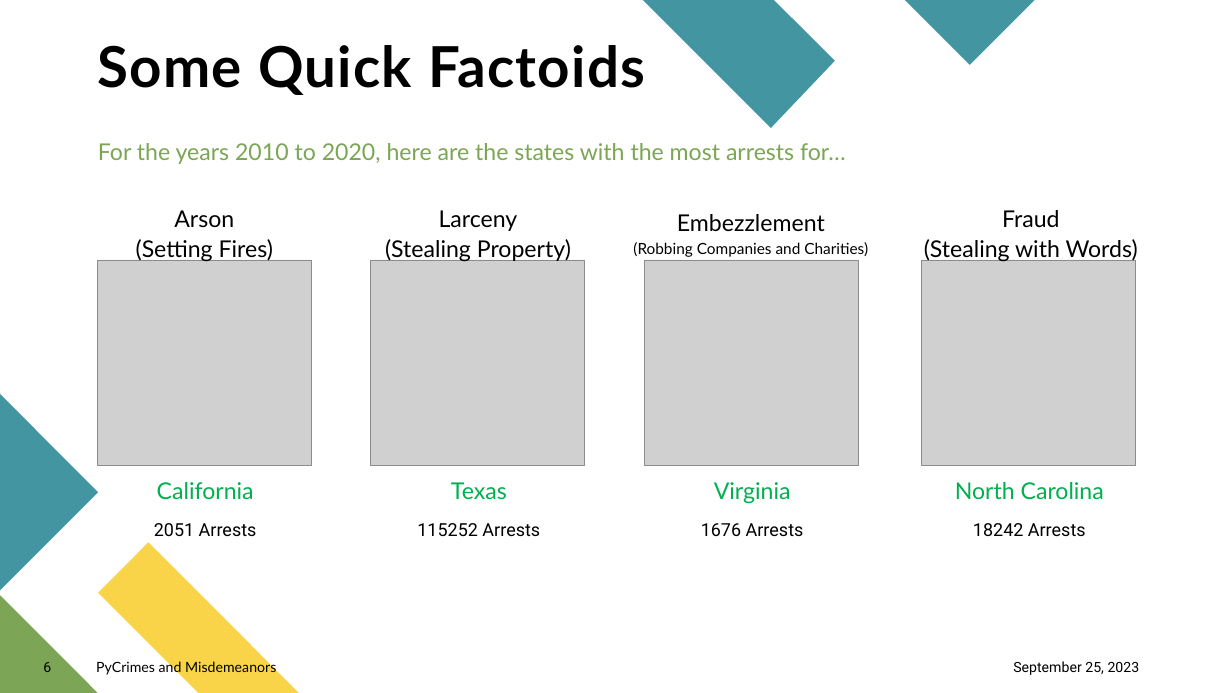
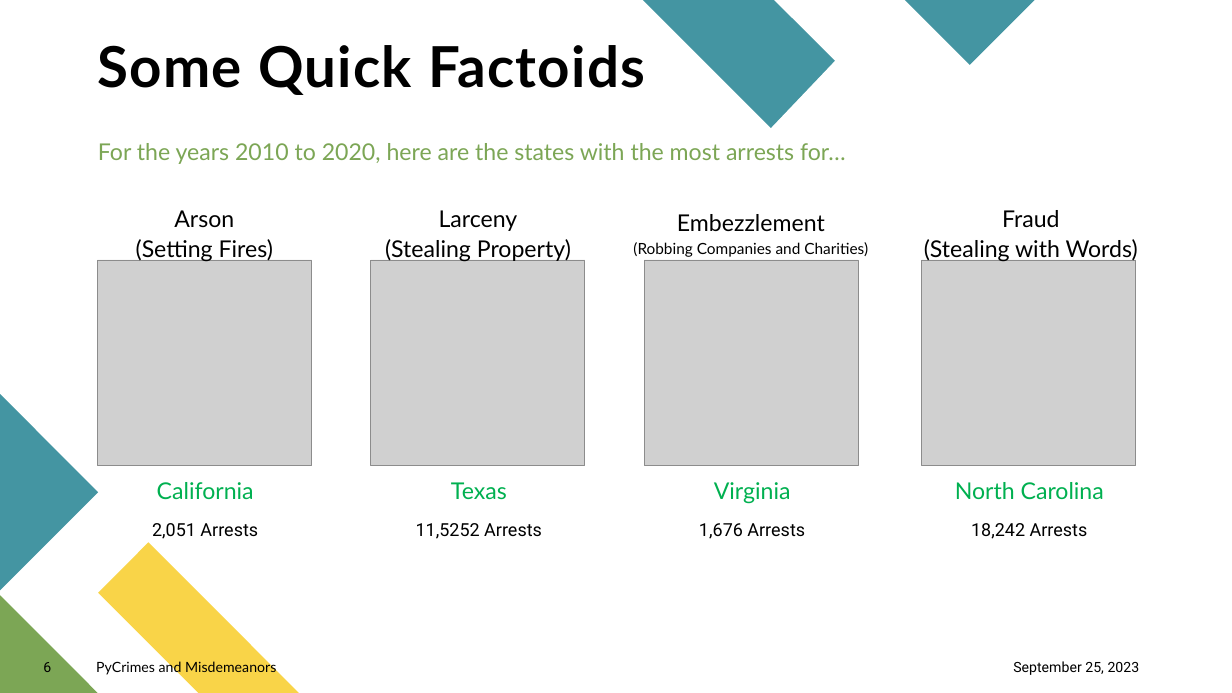
Before and after one commit to S-Bonillas/P1-PyCrimes_and_Misdemeanors, a slide deck: slide 6 of PyCrimes_Final/PyCrimes_Presentation.pptx. Drawn at 1232x693 pixels with LibreOffice and Linux fonts; fonts in the diff are those of the drawing; grey boxes stand for pictures. Boxes give left, top, right and bottom in pixels: in the first picture for what was removed or moved away, otherwise in the second. Text is boxed around its words. In the diff, an @@ line names an element or a change of style, - is before the commit and + after.

```diff
--- a/PyCrimes_Final/PyCrimes_Presentation.pptx
+++ b/PyCrimes_Final/PyCrimes_Presentation.pptx
@@ text at (x1=152, y1=523, x2=258, y2=539): text changed @@
-2051 Arrests
+2,051 Arrests
@@ text at (x1=416, y1=523, x2=542, y2=539): text changed @@
-115252 Arrests
+11,5252 Arrests
@@ text at (x1=699, y1=523, x2=805, y2=539): text changed @@
-1676 Arrests
+1,676 Arrests
@@ text at (x1=971, y1=523, x2=1088, y2=539): text changed @@
-18242 Arrests
+18,242 Arrests
```
Also in this commit, not shown: 7 other slides changed, 1 slide added, 2 other files.
